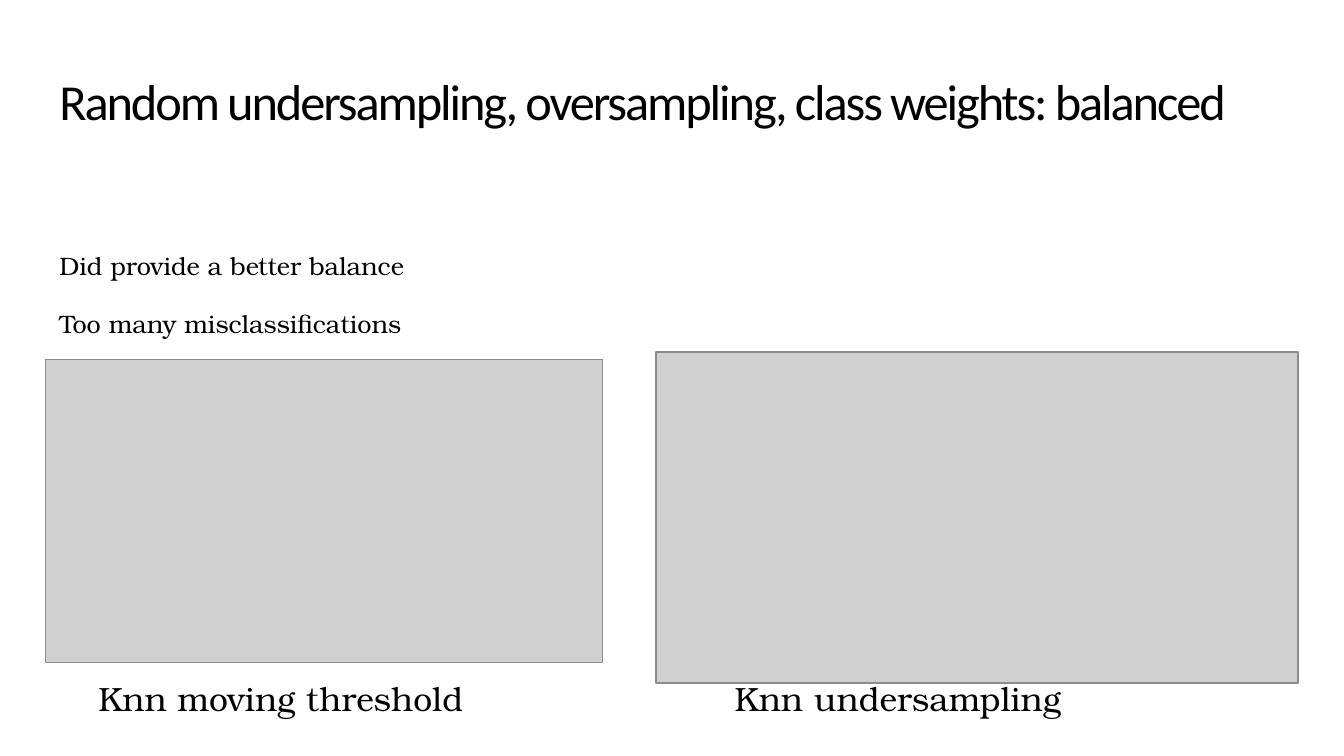
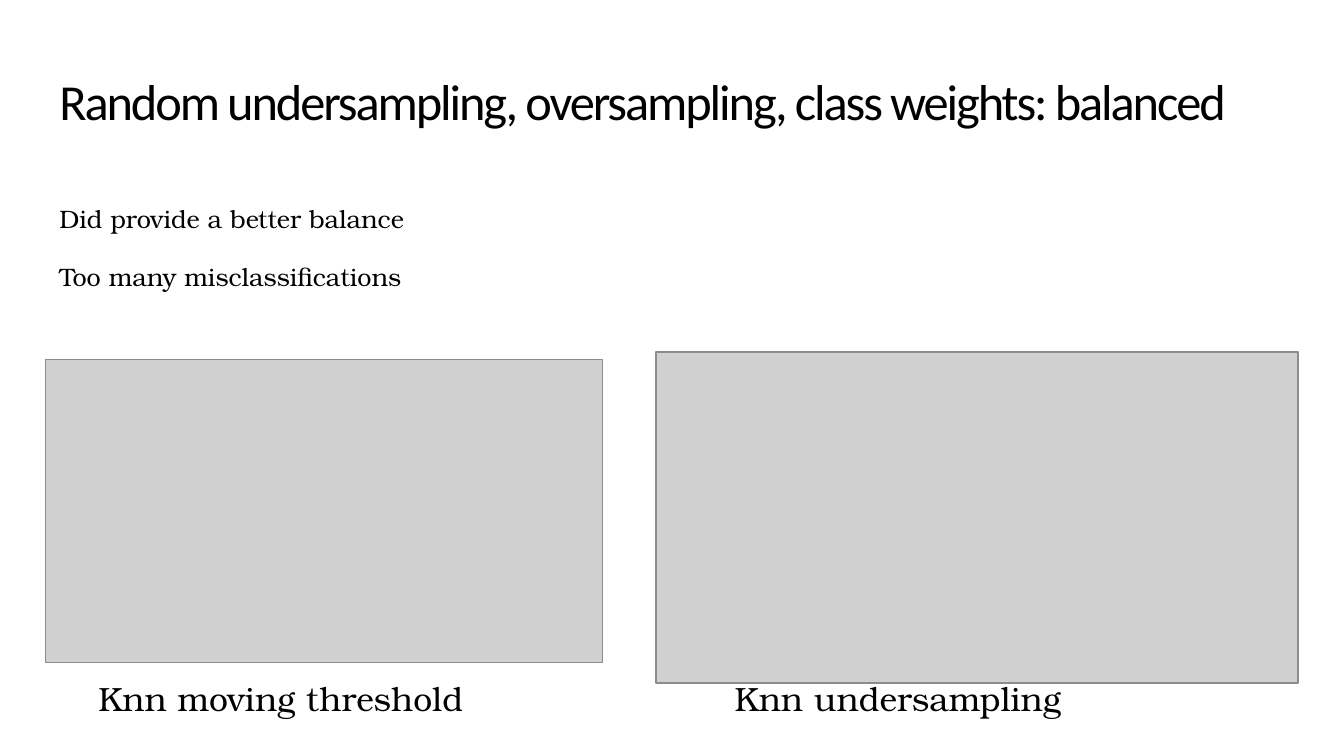
Before and after one commit to mathisme/ThinkfulSLCap, a slide deck: slide 12 of Capstone2.pptx (slide 13 before the commit). Drawn at 1344x756 pixels with LibreOffice and Linux fonts; fonts in the diff are those of the drawing; grey boxes stand for pictures. Boxes give left, top, right and bottom in pixels: in the first picture for what was removed or moved away, otherwise in the second. Text is boxed around its words. In the diff, an @@ line names an element or a change of style, - is before the commit and + after.

```diff
--- a/Capstone2.pptx
+++ b/Capstone2.pptx
@@ text "Did provide a better balance": place and size @@
-text "Did provide a better balance" at (59,257,404,339)
+text "Did provide a better balance" at (59,210,404,292)
```
Also in this commit, not shown: 8 other slides changed, 1 slide removed.
